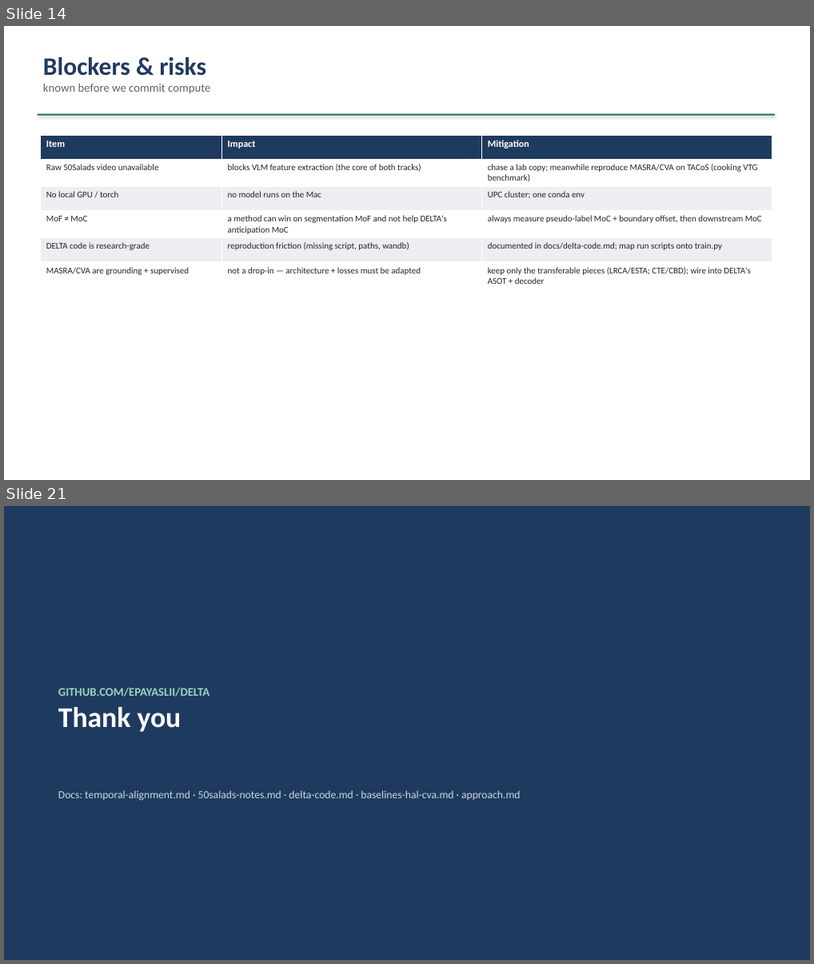
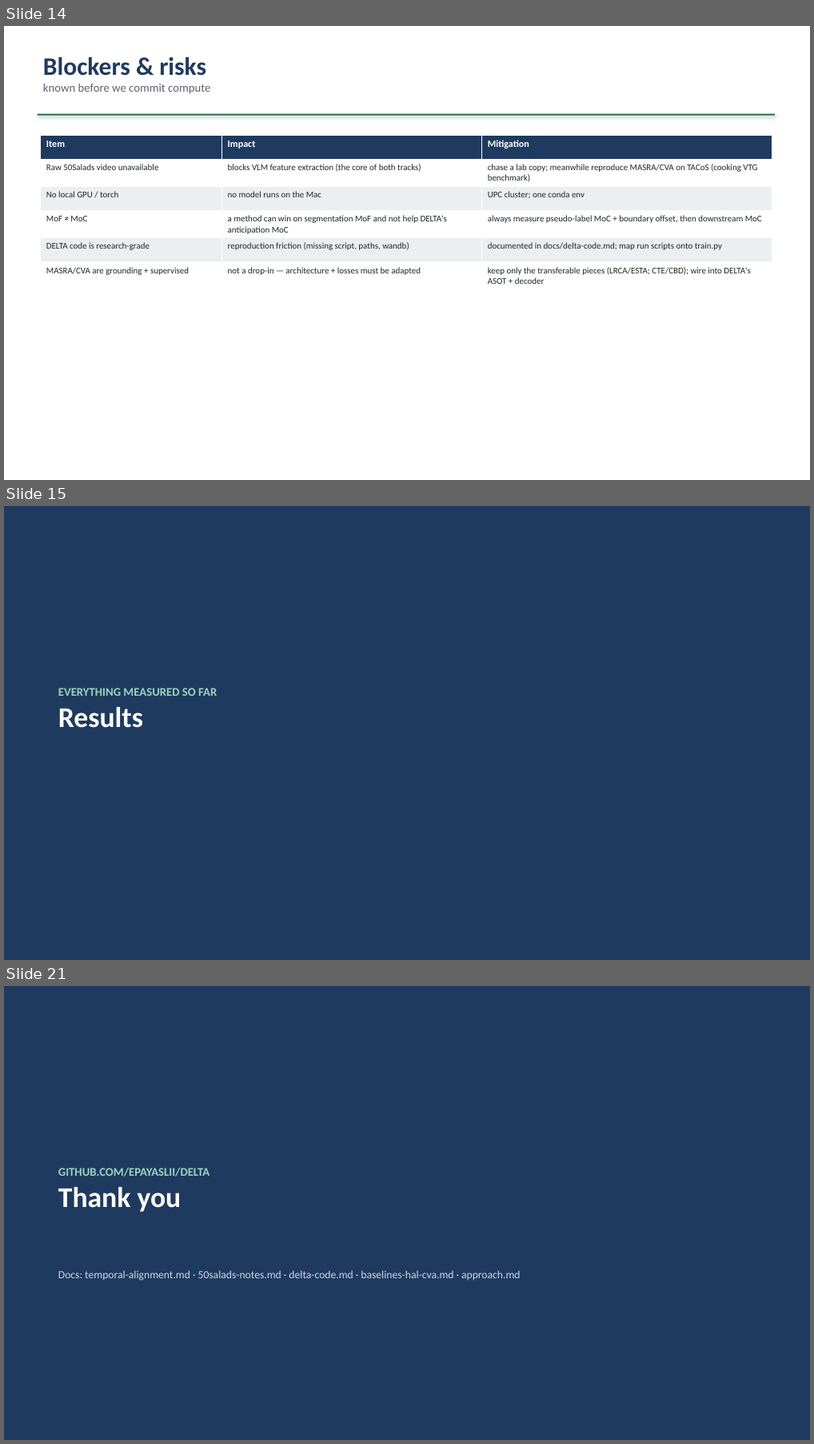
Before and after one commit to epayaslii/DELTA, a slide deck: slides/DELTA_progress.pptx. Shown one above the other, each under a label of ours: slides 14 and 21 before the commit, slides 14, 15 and 21 after it; the slides between them are not shown. The pictures are 814x964 and 814x1444 pixels, drawn with LibreOffice and Linux fonts; fonts in the diff are those of the drawing. Boxes give left, top, right and bottom in pixels: in the first picture for what was removed or moved away, otherwise in the second. Text is boxed around its words. In the diff, an @@ line names an element or a change of style, - is before the commit and + after.

Commit message:
Update the deck with measured results
The back half was still the pre-measurement plan (InternVideo2, "chase raw 50S
video", an M1-M7 schedule) with no numbers in it. Replaced with a results
section and refreshed the opening summary and takeaways.

New: the headline table (every method vs the naive-uniform floor), the
diagnostic evidence for why (0.94 frame similarity, 27% on the hard semantic
test, the self-confirmation trace), what the results do and don't imply, the
build/test status, and the asks -- GPU access with remote access confirmed
before the on-site weeks end, plus the direction call.

States plainly that 67 passing tests show the code is correct on synthetic
data, not that the method works.

```diff
--- a/slides/DELTA_progress.pptx
+++ b/slides/DELTA_progress.pptx
@@ slide 15 added at [4, 506, 810, 960], background #1F3A5F @@
@@ text added at [58, 688, 217, 728], 14 pt, text #9DD3BE, bold @@
+EVERYTHING MEASURED SO FAR
+Results
```
Also in this commit, not shown: 3 slides changed, 4 other slides added, 5 slides removed, 1 other file.
